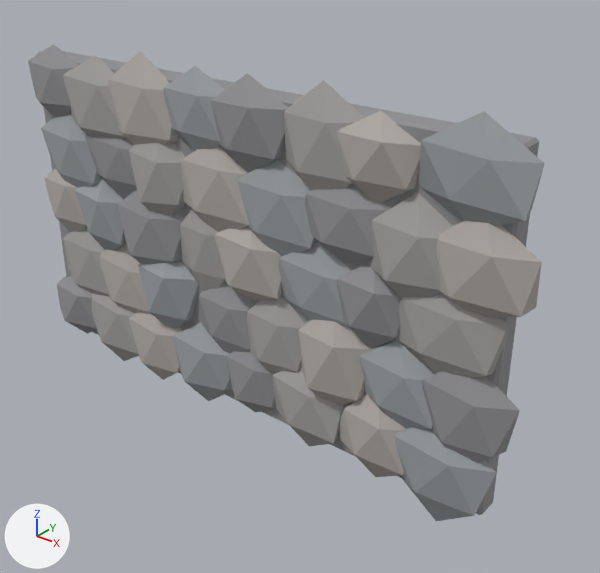
What one commit did to the glTF model assets/models/cave_detail_wall.glb.
Camera for both pictures: a camera (50 mm lens) standing at (6.72, -7.08, 6.87) and looking at (0.72, 0.41, 2.23). Arrows for +X, +Y and +Z are at lower left; the lights stay in place. The picture after the commit comes second. Where no turn or scale is listed for an object, it has been applied to the vertices.

Objects in the first picture: 'Faceted wall stratum 0 7', 'Faceted wall stratum 1 5', 'Faceted wall stratum 1 7', 'Faceted wall stratum 2 7', 'Faceted wall stratum 3 4', 'Faceted wall stratum 3 6', 'Faceted wall stratum 3 7', 'Faceted wall stratum 4 4', 'Faceted wall stratum 4 5', 'Faceted wall stratum 4 6', 'Faceted wall stratum 4 7', 'Solid rock core' and 29 more.
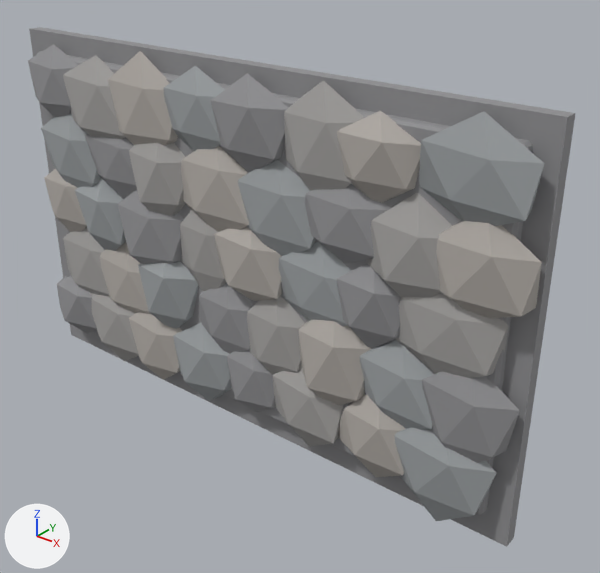
Commit message: art: seal cave wall tile borders with continuous backing

The change, as a diff of the scene's bpy script:
```diff
--- a/assets/models/cave_detail_wall.glb.py
+++ b/assets/models/cave_detail_wall.glb.py
@@ me_cubo_025 @@
+me_cubo_025.from_pydata(...)  # a box spanning x -4.0..4.0, y -0.09..0.09, z -2.5..2.5
+me_cubo_025.materials.append(mat_basalt_warm_0)  # grey #909093
@@ ob_continuous_seam_sealing_rock_backing @@
+ob_continuous_seam_sealing_rock_backing = bpy.data.objects.new('Continuous seam sealing rock backing', me_cubo_025)
+ob_continuous_seam_sealing_rock_backing.location = (0.0, 0.21, 2.5)
```

What differs and where, as boxes (x1, y1, x2, y2) in the pictures (600 x 573 px):
'Continuous seam sealing rock backing', added
    after: (29, 27, 576, 547)
